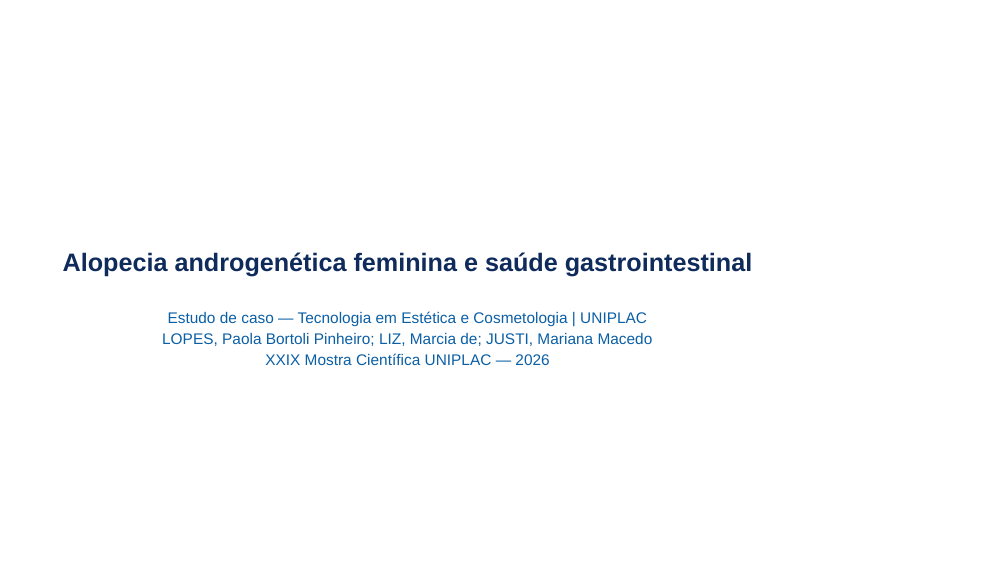
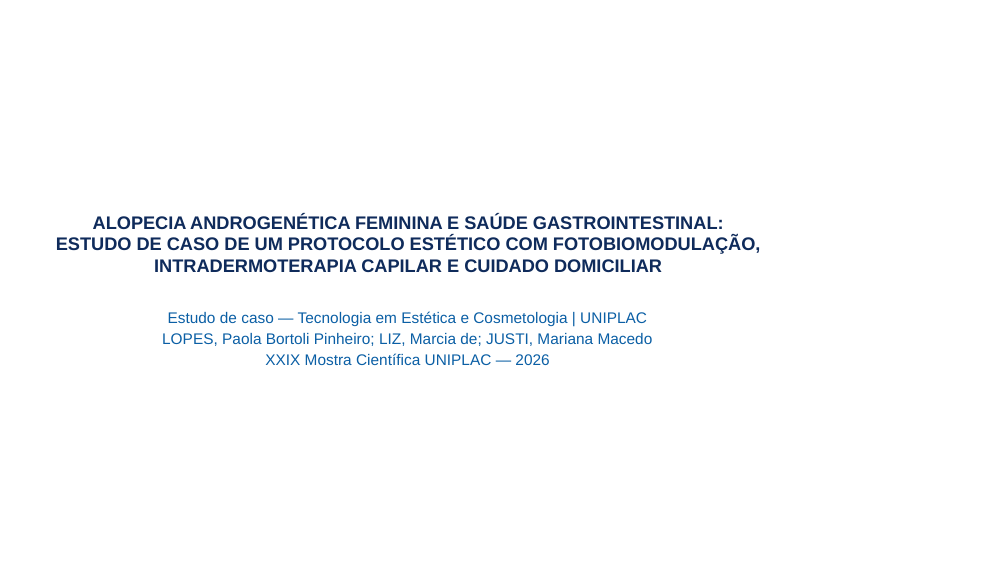
Before and after one commit to elson-vinicius-lopes/uniplac, a slide deck: slide 1 of resultados finais/mostra-cientifica-2026/Mostra-Cientifica-2026-Apresentacao-AAF-H-pylori.pptx. Drawn at 1008x567 pixels with LibreOffice and Linux fonts; fonts in the diff are those of the drawing; background and template pictures are left out. Boxes give left, top, right and bottom in pixels: in the first picture for what was removed or moved away, otherwise in the second. Text is boxed around its words. In the diff, an @@ line names an element or a change of style, - is before the commit and + after.

```diff
--- a/resultados finais/mostra-cientifica-2026/Mostra-Cientifica-2026-Apresentacao-AAF-H-pylori.pptx
+++ b/resultados finais/mostra-cientifica-2026/Mostra-Cientifica-2026-Apresentacao-AAF-H-pylori.pptx
@@ title at [56, 215, 761, 272]: text changed; size 18 to 13 pt @@
-Alopecia androgenética feminina e saúde gastrointestinal
+ALOPECIA ANDROGENÉTICA FEMININA E SAÚDE GASTROINTESTINAL: ESTUDO DE CASO DE UM PROTOCOLO ESTÉTICO COM FOTOBIOMODULAÇÃO, INTRADERMOTERAPIA CAPILAR E CUIDADO DOMICILIAR
```
Also in this commit, not shown: 7 other slides changed, 1 slide added, 2 slides removed, 27 other files.
